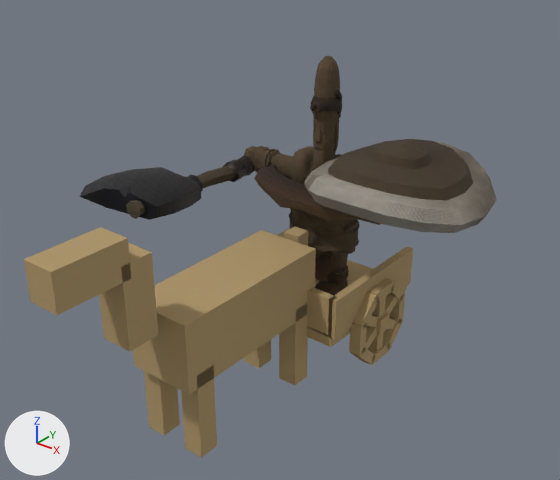
Renders of the glTF model csharp/Unciv.Godot/Packs/units/models/unit/War Chariot.glb from each side of a commit.
Both versions are drawn from a 50 mm camera at (1.499, -1.755, 1.679) aimed at (0.102, -0.009, 0.596). Arrows for +X, +Y and +Z are at lower left; the lights stay in place. The older version comes first. Vertices at exactly the same position are counted once.

Before the edit, the objects in view are built like this:
```python
ob_1h_axe = bpy.data.objects.new('1H_Axe', me_mesh_1h_axe)
ob_1h_axe.location = (-0.339, 0.299, 0.646)
ob_1h_axe.rotation_euler = (1.571, 0.0, 0.0)  # degrees (90, 0, 0)
ob_1h_axe.scale = (0.567, 0.567, 0.567)
ob_barbarian_hat = bpy.data.objects.new('Barbarian_Hat', me_mesh_barbarian_hat)
ob_barbarian_hat.location = (0.0, 0.375, 0.869)
ob_barbarian_hat.scale = (0.0943, 0.104, 0.108)
ob_barbarian_round_shield = bpy.data.objects.new('Barbarian_Round_Shield', me_mesh_barbarian_round_shield)
ob_barbarian_round_shield.location = (0.339, 0.306, 0.755)
ob_barbarian_round_shield.rotation_euler = (-1.571, 0.0, -3.142)  # degrees (-90, 0, -180)
ob_barbarian_round_shield.scale = (0.696, 0.696, 0.696)
ob_horsemesh = bpy.data.objects.new('HorseMesh', me_horse)
ob_horsemesh.location = (0.0, 0.0, 0.0)
ob_warrior = bpy.data.objects.new('Warrior', me_mesh_skinned)
ob_warrior.location = (0.0, 0.375, 0.225)
ob_warrior.scale = (0.401, 0.401, 0.401)
```
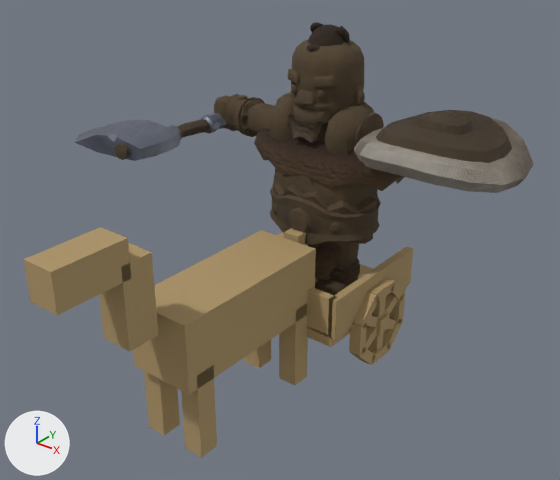
Changed parts and their boxes [x1, y1, x2, y2] in the pictures (560 x 480 px; the box of a moved part takes in the faces that stretch with it):
'Warrior', reshaped, rescaled (39% wider, 7% taller)
    before: [244, 56, 380, 295]
    after: [214, 40, 404, 295]
'Barbarian_Round_Shield', moved, rescaled (6% narrower, 12% shorter)
    before: [305, 139, 497, 233]
    after: [354, 110, 534, 193]
'1H_Axe', recoloured, moved, rescaled (13% narrower, 25% shorter)
    before: [79, 156, 254, 220]
    after: [74, 113, 226, 161]
'Barbarian_Hat', moved, rescaled
    before: [310, 90, 342, 118]
    after: [306, 22, 350, 52]
part 1 of me_mesh_skinned, moved or reshaped
    before: [290, 146, 342, 183]
    after: [269, 92, 374, 155]
part 2 of me_mesh_skinned, moved or reshaped
    before: [313, 56, 340, 169]
    after: [291, 40, 364, 125]
part 3 of me_mesh_skinned, moved or reshaped
    before: [334, 120, 339, 152]
    after: [353, 86, 365, 106]
part 4 of me_mesh_skinned, moved or reshaped
    before: [314, 124, 321, 143]
    after: [295, 89, 316, 105]
part 5 of me_mesh_skinned, moved or reshaped
    before: [322, 120, 325, 134]
    after: [317, 88, 326, 99]
part 6 of me_mesh_skinned, moved or reshaped
    before: [321, 111, 328, 119]
    after: [312, 76, 335, 88]
part 7 of me_mesh_skinned, moved or reshaped
    before: [314, 118, 315, 132]
    after: [292, 83, 297, 94]
part 8 of me_mesh_skinned, moved or reshaped
    before: [312, 109, 317, 118]
    after: [288, 69, 300, 84]
part 9 of me_mesh_skinned, moved or reshaped
    before: [254, 165, 380, 225]
    after: [254, 128, 404, 191]
part 10 of me_mesh_skinned, moved or reshaped (not visible before)
    after: [288, 115, 323, 143]
part 11 of me_mesh_skinned, moved or reshaped
    before: [244, 146, 360, 257]
    after: [214, 94, 384, 248]
part 12 of me_mesh_1h_axe, recoloured
    before: [126, 156, 254, 196]
    after: [114, 113, 226, 142]
part 13 of me_mesh_1h_axe, recoloured
    before: [79, 169, 203, 220]
    after: [74, 121, 182, 161]

The change, as a diff of the scene's bpy script:
```diff
--- a/csharp/Unciv.Godot/Packs/units/models/unit/War Chariot.glb.py
+++ b/csharp/Unciv.Godot/Packs/units/models/unit/War Chariot.glb.py
@@ me_mesh_skinned @@
 # used by ob_warrior; location = (0.0, 0.375, 0.225); scale = (0.401, 0.401, 0.401)
-me_mesh_skinned.from_pydata(...)  # 2445 vertices, 4485 faces; spans x -0.92..0.92, y -0.41..0.41, z 0.0..2.19
+me_mesh_skinned.from_pydata(...)  # 2445 vertices, 4485 faces; spans x -0.95..0.95, y -0.3..0.29, z 0.0..1.74
+# me_mesh_skinned part 1: the loose piece of 88 vertices spanning x -0.32..0.32, y -0.18..0.2, z 1.01..1.34 is scaled about its middle by (1.13, 1.32, 1.06), then moved by (0.0, 0.0, 0.01)
+# me_mesh_skinned part 2: the loose piece of 274 vertices spanning x -0.11..0.11, y -0.13..0.12, z 1.13..2.19 is scaled about its middle by (2.13, 1.92, 0.5), then moved by (0.0, 0.0, -0.19)
+# me_mesh_skinned part 3: the loose piece of 34 vertices spanning x 0.09..0.13, y -0.01..0.02, z 1.36..1.66 is scaled about its middle by (2.13, 1.92, 0.5), then moved by (0.12, 0.0, -0.11)
+# me_mesh_skinned part 4: the loose piece of 33 vertices spanning x -0.03..0.03, y -0.14..-0.07, z 1.44..1.65 is scaled about its middle by (2.13, 1.92, 0.5), then moved by (0.0, -0.09, -0.13)
+# me_mesh_skinned part 5: the loose piece of 40 vertices spanning x 0.04..0.06, y -0.12..-0.09, z 1.54..1.67 is scaled about its middle by (2.13, 1.92, 0.5), then moved by (0.05, -0.1, -0.16)
+# me_mesh_skinned part 6: the loose piece of 56 vertices spanning x 0.02..0.08, y -0.12..-0.07, z 1.67..1.82 is scaled about its middle by (2.13, 1.92, 0.5), then moved by (0.05, -0.09, -0.23)
+# me_mesh_skinned part 7: the loose piece of 40 vertices spanning x -0.06..-0.04, y -0.12..-0.09, z 1.54..1.67 is scaled about its middle by (2.13, 1.92, 0.5), then moved by (-0.05, -0.1, -0.16)
+# me_mesh_skinned part 8: the loose piece of 56 vertices spanning x -0.08..-0.02, y -0.12..-0.07, z 1.67..1.82 is scaled about its middle by (2.13, 1.92, 0.5), then moved by (-0.05, -0.09, -0.23)
+# me_mesh_skinned part 9: the loose piece of 64 vertices spanning x -0.75..0.84, y -0.41..0.41, z 0.86..1.15 is scaled about the mesh origin by (0.75, 0.676, 1)
+# me_mesh_skinned part 10: the loose piece of 50 vertices spanning x -0.06..0.06, y -0.16..-0.04, z 1.07..1.2 is scaled about its middle by (2.13, 1, 1), then moved by (0.0, -0.13, 0.07)
+# me_mesh_skinned part 11: 996 of 2445 vertices moved; they spanned x -0.92..0.92, y -0.24..0.23, z 0.38..1.31 and now span x -0.95..0.95, y -0.3..0.29, z 0.38..1.32; mean shift (0.0, 0.0, 0.01); largest move (0.0, -0.24, 0.6) -> (0.0, -0.3, 0.6)
+# other edits to the shape of me_mesh_skinned do not show in these pictures
 me_mesh_skinned.materials.append(mat_wool)
@@ me_mesh_1h_axe @@
 me_mesh_1h_axe.from_pydata(...)  # 141 vertices, 274 faces; spans x -0.589..0.125, y -0.092..0.092, z -0.273..0.971
 # used by ob_1h_axe; location = (-0.339, 0.299, 0.646); rotation_euler = (1.571, 0.0, 0.0), in degrees (90, 0, 0); scale = (0.567, 0.567, 0.567)
+# me_mesh_1h_axe part 12: 96 faces centred in x -0.27..0.071, y -0.064..0.088, z -0.08..0.835 are repainted in the vertex colours; the middle colour goes from dark grey #322a26 to grey #797f8d
+# me_mesh_1h_axe part 13: 98 faces centred in x -0.552..0.125, y -0.088..0.083, z 0.008..0.917 are repainted in the vertex colours; the middle colour goes from black #2e2e2e to grey #7c808f
 me_mesh_1h_axe.materials.append(mat_cloth)
@@ ob_warrior @@
 ob_warrior.location = (0.0, 0.375, 0.225)
-ob_warrior.scale = (0.401, 0.401, 0.401)
+ob_warrior.scale = (0.54, 0.54, 0.54)
@@ ob_barbarian_round_shield @@
 ob_barbarian_round_shield = bpy.data.objects.new('Barbarian_Round_Shield', me_mesh_barbarian_round_shield)
-ob_barbarian_round_shield.location = (0.339, 0.306, 0.755)
+ob_barbarian_round_shield.location = (0.473, 0.32, 0.893)
 ob_barbarian_round_shield.rotation_euler = (-1.571, 0.0, -3.142)  # degrees (-90, 0, -180)
-ob_barbarian_round_shield.scale = (0.696, 0.696, 0.696)
+ob_barbarian_round_shield.scale = (0.614, 0.614, 0.614)
@@ ob_1h_axe @@
 ob_1h_axe = bpy.data.objects.new('1H_Axe', me_mesh_1h_axe)
-ob_1h_axe.location = (-0.339, 0.299, 0.646)
+ob_1h_axe.location = (-0.473, 0.314, 0.798)
 ob_1h_axe.rotation_euler = (1.571, 0.0, 0.0)  # degrees (90, 0, 0)
-ob_1h_axe.scale = (0.567, 0.567, 0.567)
+ob_1h_axe.scale = (0.5, 0.5, 0.5)
@@ ob_barbarian_hat @@
 ob_barbarian_hat = bpy.data.objects.new('Barbarian_Hat', me_mesh_barbarian_hat)
-ob_barbarian_hat.location = (0.0, 0.375, 0.869)
-ob_barbarian_hat.scale = (0.0943, 0.104, 0.108)
+ob_barbarian_hat.location = (0.0, 0.375, 1.033)
+ob_barbarian_hat.scale = (0.127, 0.14, 0.146)
```
